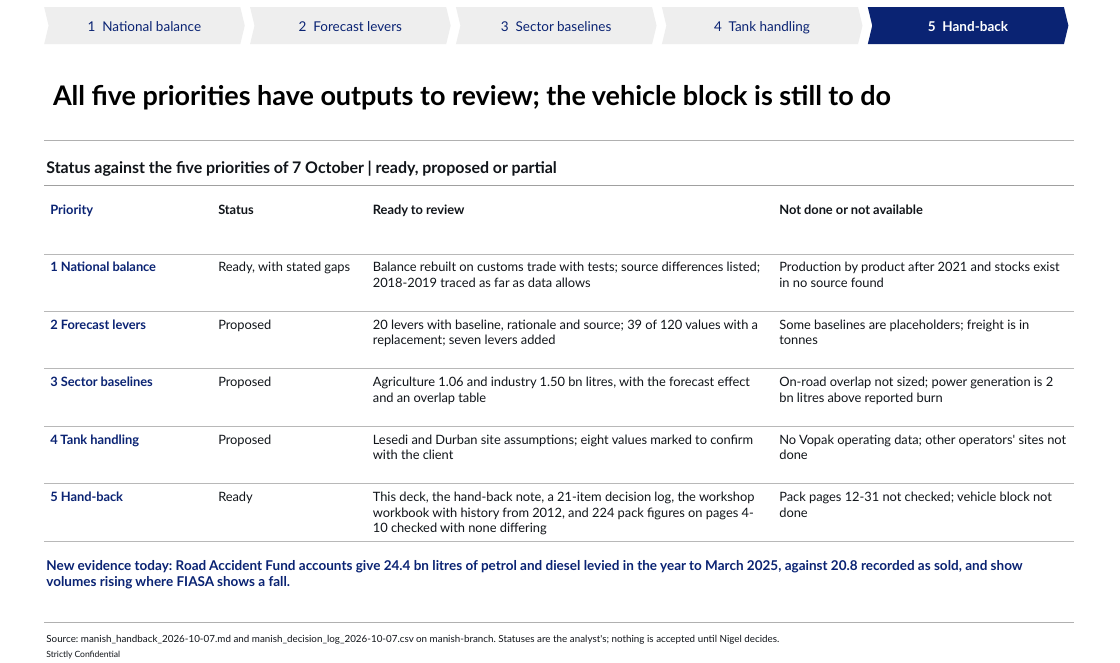
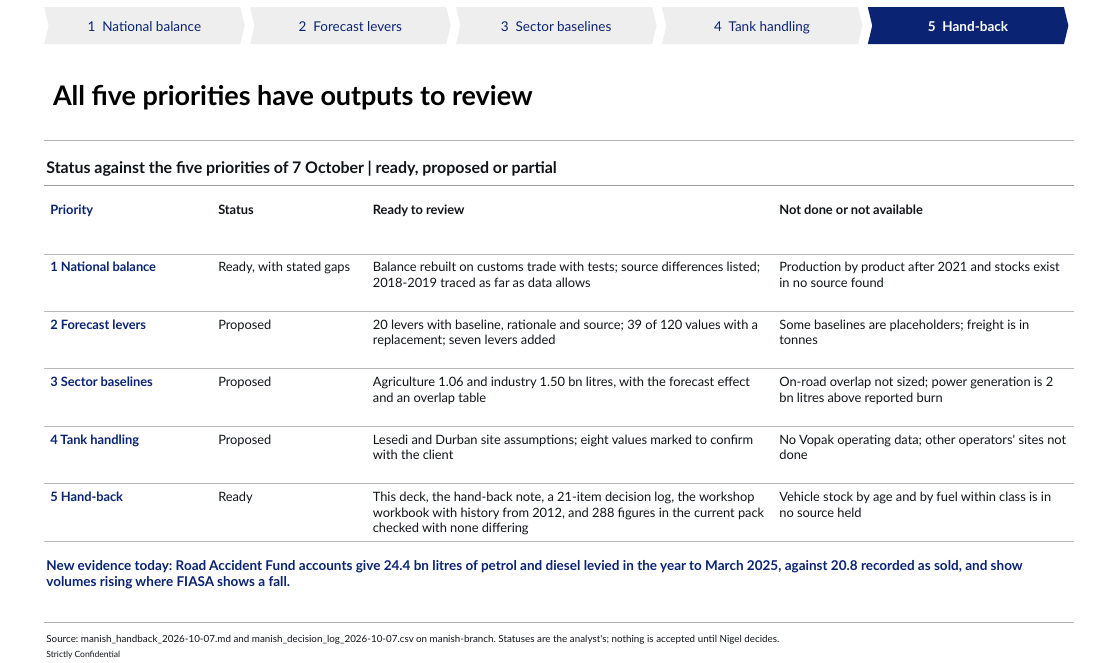
Before and after one commit to Africa-International-Advisors/liquid_fuels_model, a slide deck: slide 13 of pptx/output/delivered/supporting/Vopak_Manish_Handback_2026_10_07.pptx. Drawn at 1120x663 pixels with LibreOffice and Linux fonts; fonts in the diff are those of the drawing; background and template pictures are left out. Boxes give left, top, right and bottom in pixels: in the first picture for what was removed or moved away, otherwise in the second. Text is boxed around its words. In the diff, an @@ line names an element or a change of style, - is before the commit and + after.

```diff
--- a/pptx/output/delivered/supporting/Vopak_Manish_Handback_2026_10_07.pptx
+++ b/pptx/output/delivered/supporting/Vopak_Manish_Handback_2026_10_07.pptx
@@ title at [53,85,533,109]: text changed @@
-All five priorities have outputs to review; the vehicle block is still to do
+All five priorities have outputs to review
@@ table at [44,196,1074,541] @@
-row 6, column 3: This deck, the hand-back note, a 21-item decision log, the workshop workbook with history from 2012, and 224 pack figures on pages 4-10 checked with none differing
+row 6, column 3: This deck, the hand-back note, a 21-item decision log, the workshop workbook with history from 2012, and 288 figures in the current pack checked with none differing
-row 6, column 4: Pack pages 12-31 not checked; vehicle block not done
+row 6, column 4: Vehicle stock by age and by fuel within class is in no source held
```
Also in this commit, not shown: 1 other slide changed, 8 other files.
